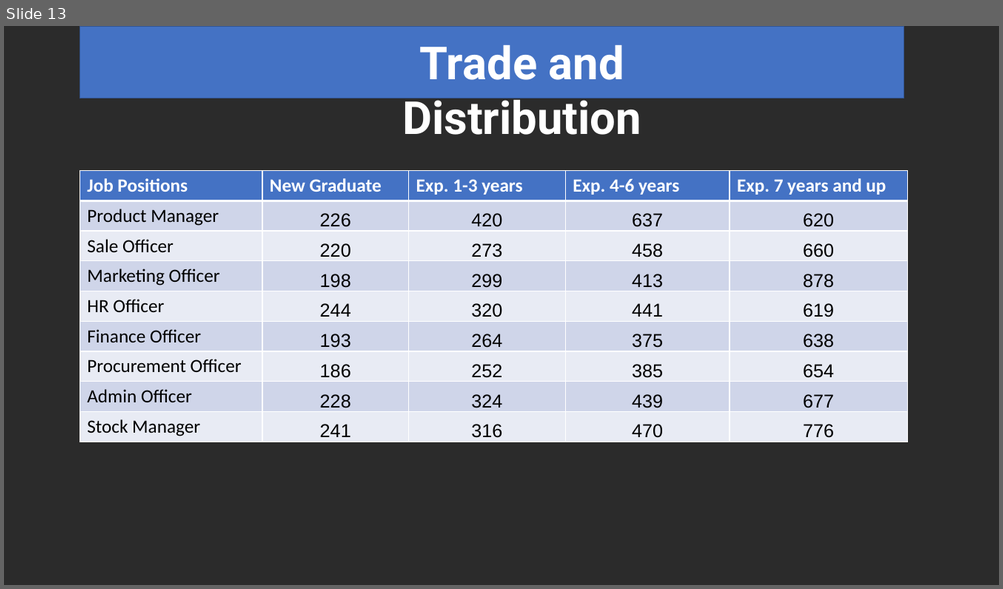
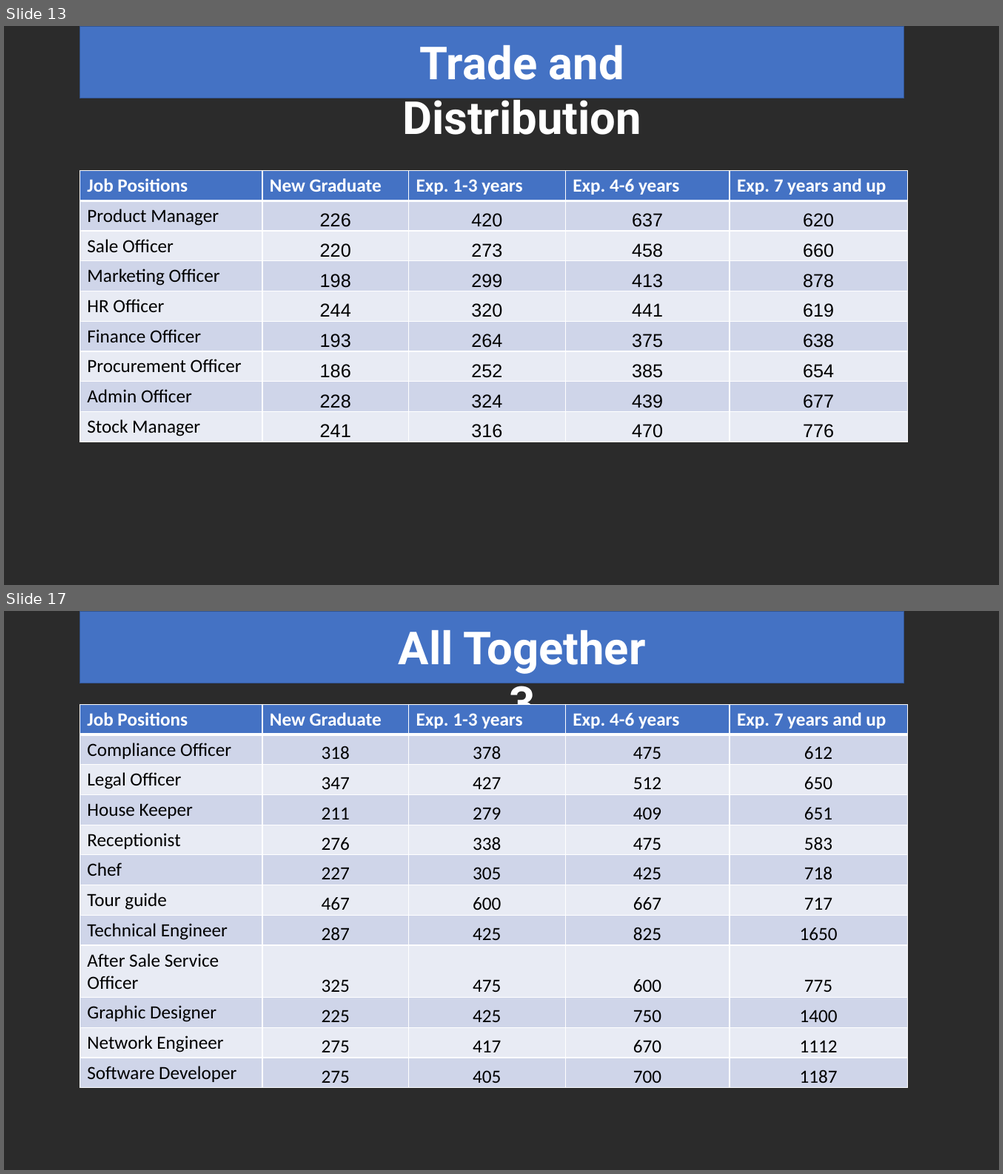
Before and after one commit to Phoud/108salarysurvey2, a slide deck: Presentation/Presentation.pptx. Shown one above the other, each under a label of ours: slide 13 before the commit, slides 13 and 17 after it; the slides between them are not shown. The pictures are 1003x589 and 1003x1174 pixels, drawn with LibreOffice and Linux fonts; fonts in the diff are those of the drawing; background and template pictures are left out; a plain dark background stands for a picture behind light text. Boxes give left, top, right and bottom in pixels: in the first picture for what was removed or moved away, otherwise in the second. Text is boxed around its words. In the diff, an @@ line names an element or a change of style, - is before the commit and + after.

```diff
--- a/Presentation/Presentation.pptx
+++ b/Presentation/Presentation.pptx
@@ slide 17 added at [4, 611, 999, 1170], background picture (left out) @@
@@ rectangle added at [80, 611, 905, 684], fill #4472C4, outline #325491 1 pt @@
@@ text added at [398, 630, 645, 726], 44 pt, text #FFFFFF, bold @@
+All Together 3
@@ table added at [80, 704, 908, 1088], 12 rows, 5 columns @@
+Job Positions | New Graduate | Exp. 1-3 years | Exp. 4-6 years | Exp. 7 years and up
+Compliance Officer | 318 | 378 | 475 | 612
+Legal Officer | 347 | 427 | 512 | 650
+House Keeper | 211 | 279 | 409 | 651
+Receptionist | 276 | 338 | 475 | 583
+Chef | 227 | 305 | 425 | 718
+Tour guide | 467 | 600 | 667 | 717
+Technical Engineer | 287 | 425 | 825 | 1650
+After Sale Service Officer | 325 | 475 | 600 | 775
+Graphic Designer | 225 | 425 | 750 | 1400
+Network Engineer | 275 | 417 | 670 | 1112
+Software Developer | 275 | 405 | 700 | 1187
```
Also in this commit, not shown: 1 slide changed, 3 other slides added, 2 other files.
